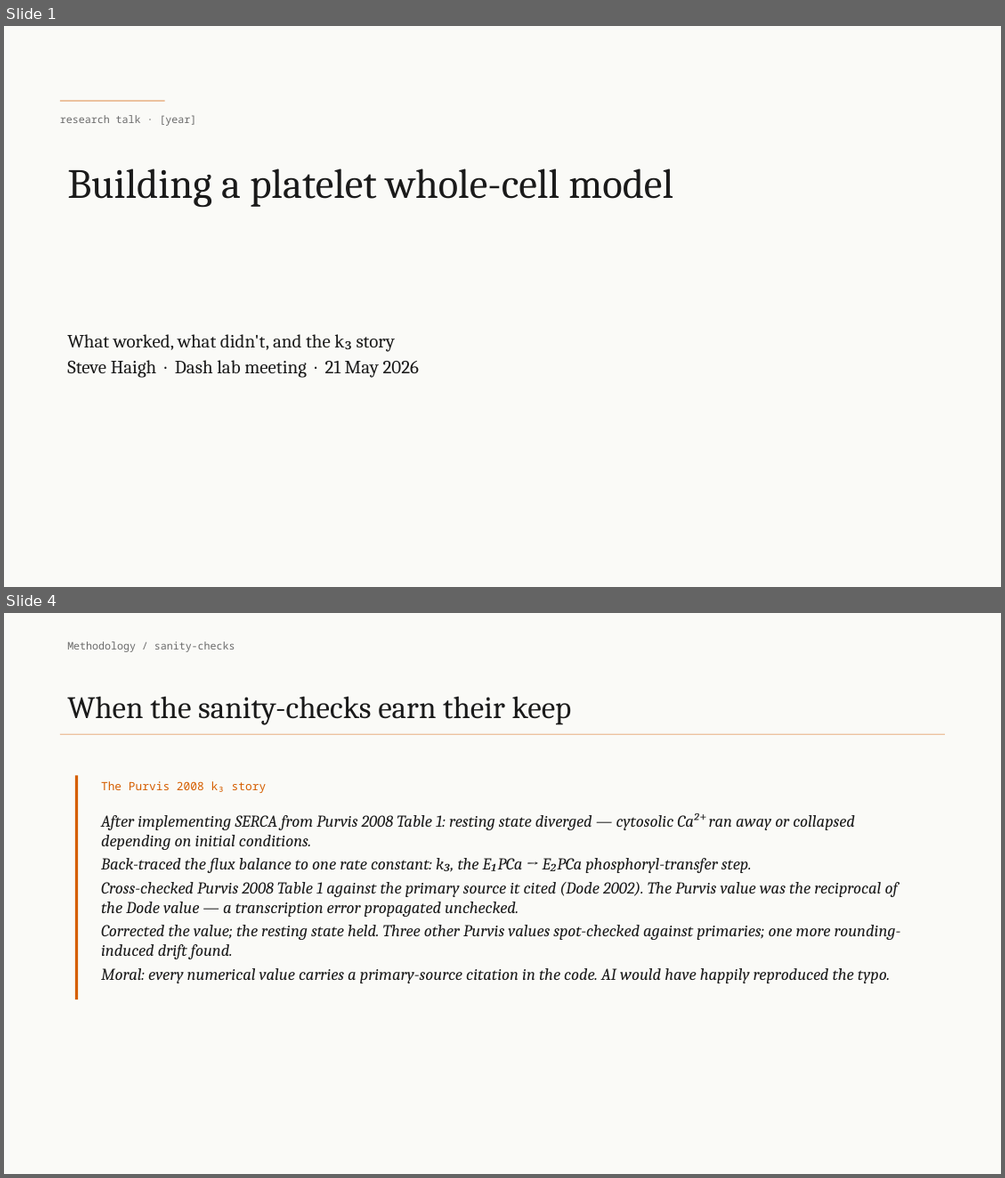
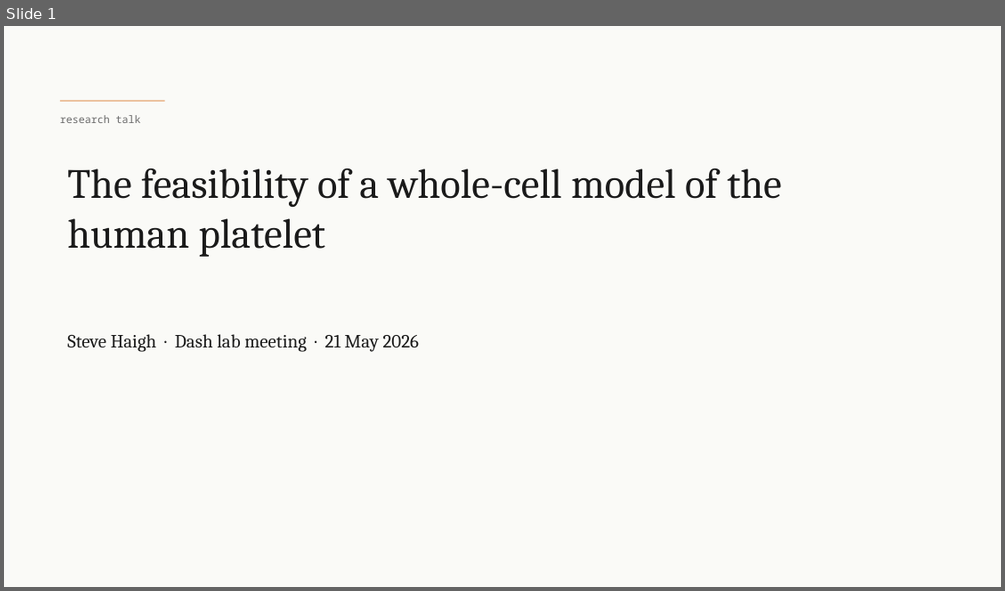
Before and after one commit to stevehaigh/platelet-wcm, a slide deck: reports/decks/lab-meeting-2026-05-14.pptx. Shown one above the other, each under a label of ours: slides 1 and 4 before the commit, slide 1 after it; the slides between them are not shown. The pictures are 1005x1178 and 1005x591 pixels, drawn with LibreOffice and Linux fonts; fonts in the diff are those of the drawing. Boxes give left, top, right and bottom in pixels: in the first picture for what was removed or moved away, otherwise in the second. Text is boxed around its words. In the diff, an @@ line names an element or a change of style, - is before the commit and + after.

```diff
--- a/reports/decks/lab-meeting-2026-05-14.pptx
+++ b/reports/decks/lab-meeting-2026-05-14.pptx
@@ slide 4 removed at (4,613,1001,1174), background #FAFAF7 @@
@@ text removed at (67,641,235,652) @@
-Methodology / sanity-checks
@@ title removed at (67,696,572,725) @@
-When the sanity-checks earn their keep
@@ line removed from (60, 734) to (945, 734) @@
@@ rectangle removed at (75,775,78,999) @@
@@ text removed at (101,781,267,793) @@
-The Purvis 2008 k₃ story
@@ text removed at (101,813,901,983) @@
-After implementing SERCA from Purvis 2008 Table 1: resting state diverged — cytosolic Ca²⁺ ran away or collapsed depending on initial conditions.
-Back-traced the flux balance to one rate constant: k₃, the E₁P·Ca → E₂P·Ca phosphoryl-transfer step.
-Cross-checked Purvis 2008 Table 1 against the primary source it cited (Dode 2002). The Purvis value was the reciprocal of the Dode value — a transcription error propagated unchecked.
-Corrected the value; the resting state held. Three other Purvis values spot-checked against primaries; one more rounding-induced drift found.
-Moral: every numerical value carries a primary-source citation in the code. AI would have happily reproduced the typo.
@@ slide 1 changed as well @@
@@ text at (60,115,141,123): text changed @@
-research talk · [year]
+research talk
@@ title at (67,168,782,257): text changed @@
-Building a platelet whole-cell model
+The feasibility of a whole-cell model of the human platelet
@@ text at (67,334,395,352): paragraph removed @@
-What worked, what didn't, and the k₃ story
```
Also in this commit, not shown: 4 other slides changed, 7 slides added, 2 other slides removed, 2 other files.
